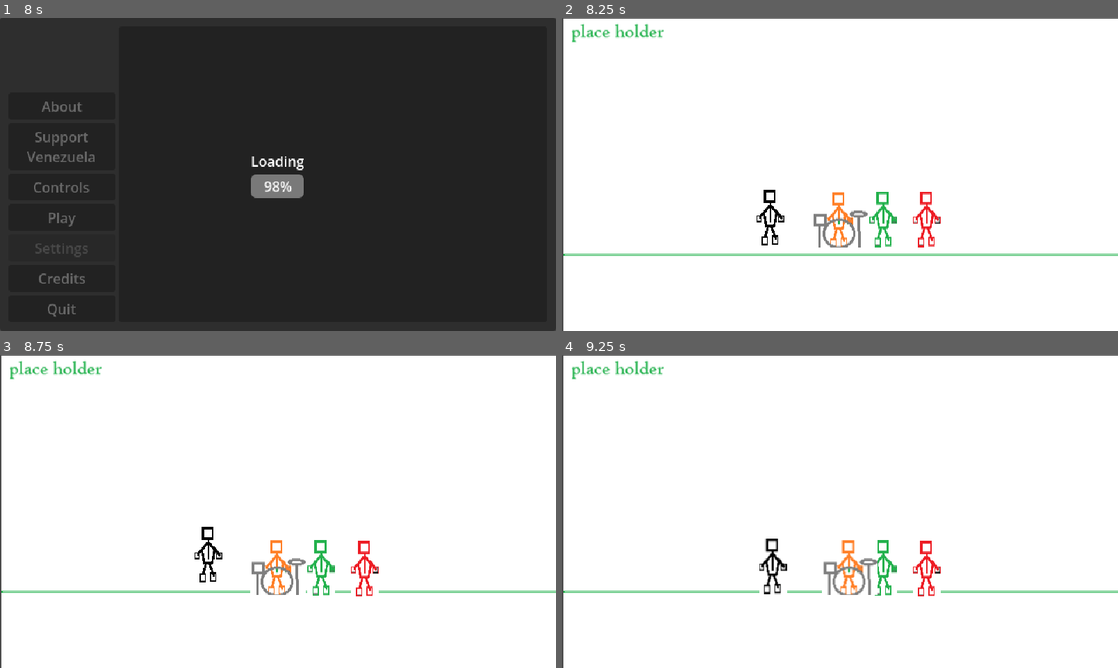
Above: before the commit, frames 1-4 (two rows, left to right).
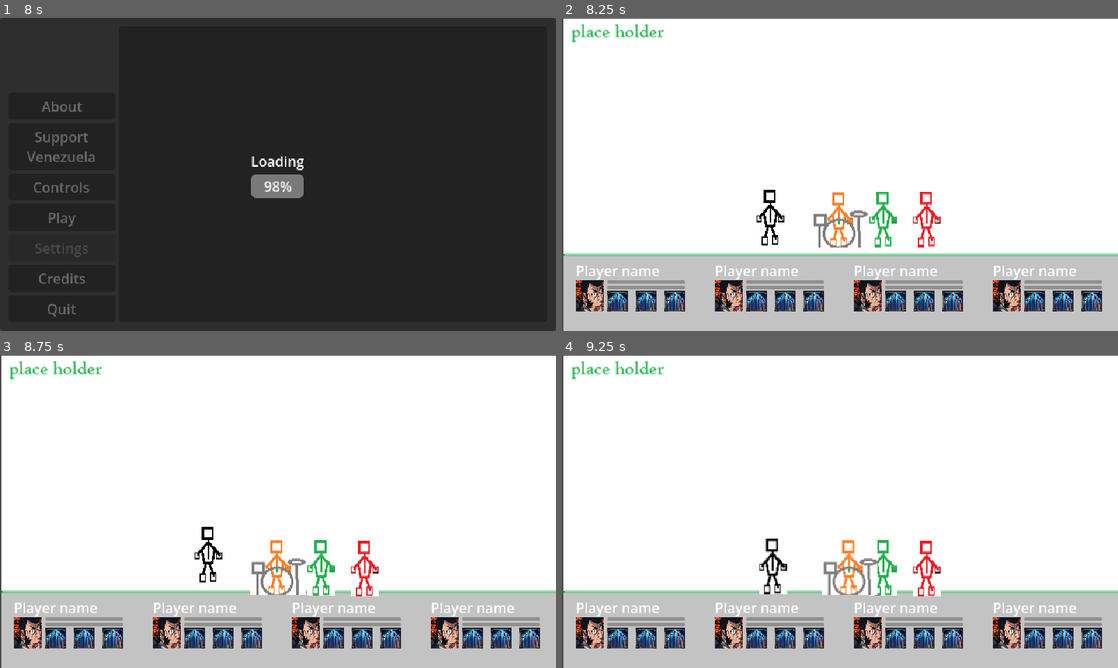
Above: after the commit, the same moments.

Repository: kevinesaa/juntos-game-jam
Game: Godot game, scene res://splash-screen/splash-screen.tscn
The game is run twice, just before and just after one commit, with the same random seed, the same clock (stepped at 60 frames per second) and the same inputs.
Inputs:
- Up to frame 1 (8 s): tap Enter at 0.5, 2, 3.5 s; hold D (move_right) 0.53-1.28 s; tap E (next_character) every 1.5 s from 0.6 to 5.1 s; tap Space at 1.25, 2.75, 4.25 s; hold A (move_left) 1.28-2.03 s; tap Q (previus_character) at 1.35, 2.85, 4.35 s; hold D (move_right) 2.03-3.53 s; hold A (move_left) 3.53-5.75 s; tap Escape (pause, bound only after the commit) at 4.15 s; click "Play" at 5.75 s; click "Play" at 6.5 s; click "Support Venezuela" at 7.25 s
- Up to frame 2 (8.25 s): click "About" at 8 s
- Up to frame 3 (8.75 s): no input
- Up to frame 4 (9.25 s): hold D (move_right) from 8.78 s (still down); tap Q (previus_character) at 8.85 s

Frame 1 is identical in both runs. In frame 2, 23% of the frame differs, in the area x 0-100%, y 76-100%; in frame 3, 23%; in frame 4, 23%.

Commit message:
feat: exit gameplay

Diff:
--- a/level-jam/level-jam-controller.gd
+++ b/level-jam/level-jam-controller.gd
@@ -1,2 +1,28 @@
 class_name LevelJamController
 extends CustomScene
+
+
+@onready var scene_controller_node: ChangeSceneController = $sceneController_Node
+@onready var loading_progress_bar: ProgressBar = $CanvasLayer/loadingPanel/CenterContainer/VBoxContainer/ProgressBar
+@onready var pause_panel: Panel = $CanvasLayer/pause_Panel
+@onready var loading_panel: Panel = $CanvasLayer/loadingPanel
+
+var statusPause:bool = false
+
+func  _ready() -> void:
+	pause_panel.visible = false
+	loading_panel.visible = false
+
+func on_toggle_pause_listener(statusPause:bool) -> void:
+	pause_panel.visible = statusPause
+
+func on_exit_game_click_listener() -> void:
+	loading_panel.visible = true
+	pause_panel.visible = false
+	scene_controller_node.load_next_scene()
+
+func on_load_scene_complete_listener() -> void:
+	scene_controller_node.change_scene()
+
+func on_change_scene_controller_progressing_loading_scene_updated_listener(new_value: float) -> void:
+	loading_progress_bar.value = new_value
--- a/level-jam/level-jam.tscn
+++ b/level-jam/level-jam.tscn
@@ -2,6 +2,7 @@
 
 [ext_resource type="Script" uid="uid://b7ad4c60fa2ks" path="res://level-jam/level-jam-controller.gd" id="1_dgymi"]
 [ext_resource type="PackedScene" uid="uid://bcfwgr42yj4bi" path="res://level-jam/player-ui-layout.tscn" id="2_dgymi"]
+[ext_resource type="Script" uid="uid://dn1vx62hd863p" path="res://_commons/scene-manager/change-scene-controller.gd" id="2_oestl"]
 [ext_resource type="Texture2D" uid="uid://7v287sn2ae03" path="res://art-visuals/game-play-holder.png" id="2_xxrfw"]
 [ext_resource type="Script" uid="uid://g16hbx7227jf" path="res://player-controller/PlayerController.gd" id="3_xy2ov"]
 [ext_resource type="Script" uid="uid://dnnobjaro3ye8" path="res://player-controller/MyCharacterController.gd" id="4_qq2pt"]
@@ -28,6 +29,10 @@
 [node name="LevelJam" type="Node2D" unique_id=917062658]
 script = ExtResource("1_dgymi")
 
+[node name="sceneController_Node" type="Node" parent="." unique_id=134762211]
+script = ExtResource("2_oestl")
+path_to_next_scene = "res://main-menu/main-menu.tscn"
+
 [node name="gameNode" type="Node" parent="." unique_id=871327871]
 
 [node name="GamePlayHolder" type="Sprite2D" parent="gameNode" unique_id=1449437486]
@@ -107,7 +112,6 @@
 shape = SubResource("RectangleShape2D_cw4k4")
 
 [node name="CanvasLayer" type="CanvasLayer" parent="." unique_id=1630577108]
-visible = false
 
 [node name="MarginContainer" type="MarginContainer" parent="CanvasLayer" unique_id=517873449]
 anchors_preset = 15
@@ -160,3 +164,56 @@
 [node name="PlayerFourLayout" parent="CanvasLayer/MarginContainer/VBoxContainer/HBoxContainer" unique_id=1569786280 instance=ExtResource("2_dgymi")]
 layout_mode = 2
 size_flags_horizontal = 3
+
+[node name="pause_Panel" type="Panel" parent="CanvasLayer" unique_id=1243917536]
+anchors_preset = 15
+anchor_right = 1.0
+anchor_bottom = 1.0
+grow_horizontal = 2
+grow_vertical = 2
+
+[node name="CenterContainer" type="CenterContainer" parent="CanvasLayer/pause_Panel" unique_id=1255208396]
+layout_mode = 1
+anchors_preset = 15
+anchor_right = 1.0
+anchor_bottom = 1.0
+grow_horizontal = 2
+grow_vertical = 2
+
+[node name="VBoxContainer" type="VBoxContainer" parent="CanvasLayer/pause_Panel/CenterContainer" unique_id=171910356]
+layout_mode = 2
+
+[node name="quitGame_Button" type="Button" parent="CanvasLayer/pause_Panel/CenterContainer/VBoxContainer" unique_id=380258384]
+layout_mode = 2
+text = "Exit"
+
+[node name="loadingPanel" type="Panel" parent="CanvasLayer" unique_id=31131447]
+anchors_preset = 15
+anchor_right = 1.0
+anchor_bottom = 1.0
+grow_horizontal = 2
+grow_vertical = 2
+
+[node name="CenterContainer" type="CenterContainer" parent="CanvasLayer/loadingPanel" unique_id=637905405]
+layout_mode = 1
+anchors_preset = 15
+anchor_right = 1.0
+anchor_bottom = 1.0
+grow_horizontal = 2
+grow_vertical = 2
+
+[node name="VBoxContainer" type="VBoxContainer" parent="CanvasLayer/loadingPanel/CenterContainer" unique_id=847456022]
+layout_mode = 2
+
+[node name="Label" type="Label" parent="CanvasLayer/loadingPanel/CenterContainer/VBoxContainer" unique_id=1055280048]
+layout_mode = 2
+text = "Loading"
+
+[node name="ProgressBar" type="ProgressBar" parent="CanvasLayer/loadingPanel/CenterContainer/VBoxContainer" unique_id=431513831]
+layout_mode = 2
+max_value = 1.0
+
+[connection signal="progressing_loading_scene_completed" from="sceneController_Node" to="." method="on_load_scene_complete_listener"]
+[connection signal="progressing_loading_scene_updated" from="sceneController_Node" to="." method="on_change_scene_controller_progressing_loading_scene_updated_listener"]
+[connection signal="on_press_pause_notify" from="gameNode/playerController_Node" to="." method="on_toggle_pause_listener"]
+[connection signal="button_down" from="CanvasLayer/pause_Panel/CenterContainer/VBoxContainer/quitGame_Button" to="." method="on_exit_game_click_listener"]
--- a/player-controller/PlayerController.gd
+++ b/player-controller/PlayerController.gd
@@ -6,10 +6,11 @@
 @onready var player_3_node_2d: MyCharacterController = $player3_Node2D
 @onready var player_4_node_2d: MyCharacterController = $player4_Node2D
 
+signal on_press_pause_notify(pauseStatus:bool)
+
+var pauseStatus:bool = false
 var characters:Array[MyCharacterController] = []
 var currentSelectedIndex:int = 0
-
-
 
 
 func _ready() -> void:
@@ -23,6 +24,14 @@
 
 
 func  _process(delta: float) -> void:
+
+	var pauseButtonPress = Input.is_action_just_pressed("pause")
+	if(pauseButtonPress):
+		self.pauseStatus = not self.pauseStatus
+		self.on_press_pause_notify.emit(self.pauseStatus)
+
+	if(pauseStatus):
+		return
 
 	var previusCharacter = Input.is_action_just_pressed("previus_character")
 	var nextCharacter = Input.is_action_just_pressed("next_character")
--- a/project.godot
+++ b/project.godot
@@ -25,6 +25,11 @@
 
 [input]
 
+pause={
+"deadzone": 0.2,
+"events": [Object(InputEventKey,"resource_local_to_scene":false,"resource_name":"","device":-1,"window_id":0,"alt_pressed":false,"shift_pressed":false,"ctrl_pressed":false,"meta_pressed":false,"pressed":false,"keycode":0,"physical_keycode":4194305,"key_label":0,"unicode":0,"location":0,"echo":false,"script":null)
+]
+}
 previus_character={
 "deadzone": 0.2,
 "events": [Object(InputEventKey,"resource_local_to_scene":false,"resource_name":"","device":-1,"window_id":0,"alt_press …(192 unchanged characters)…
Binary file changed: art-visuals/game-play-holder.png
